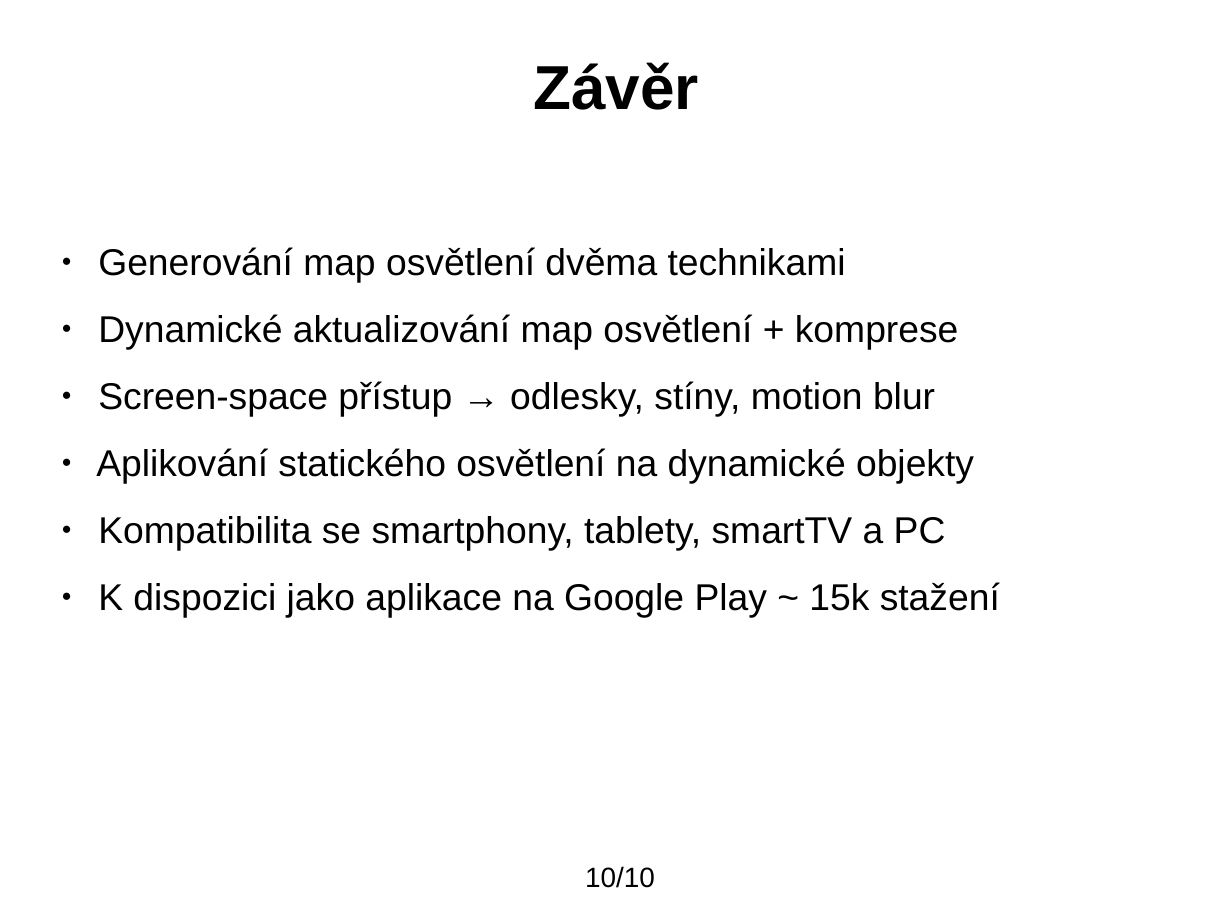
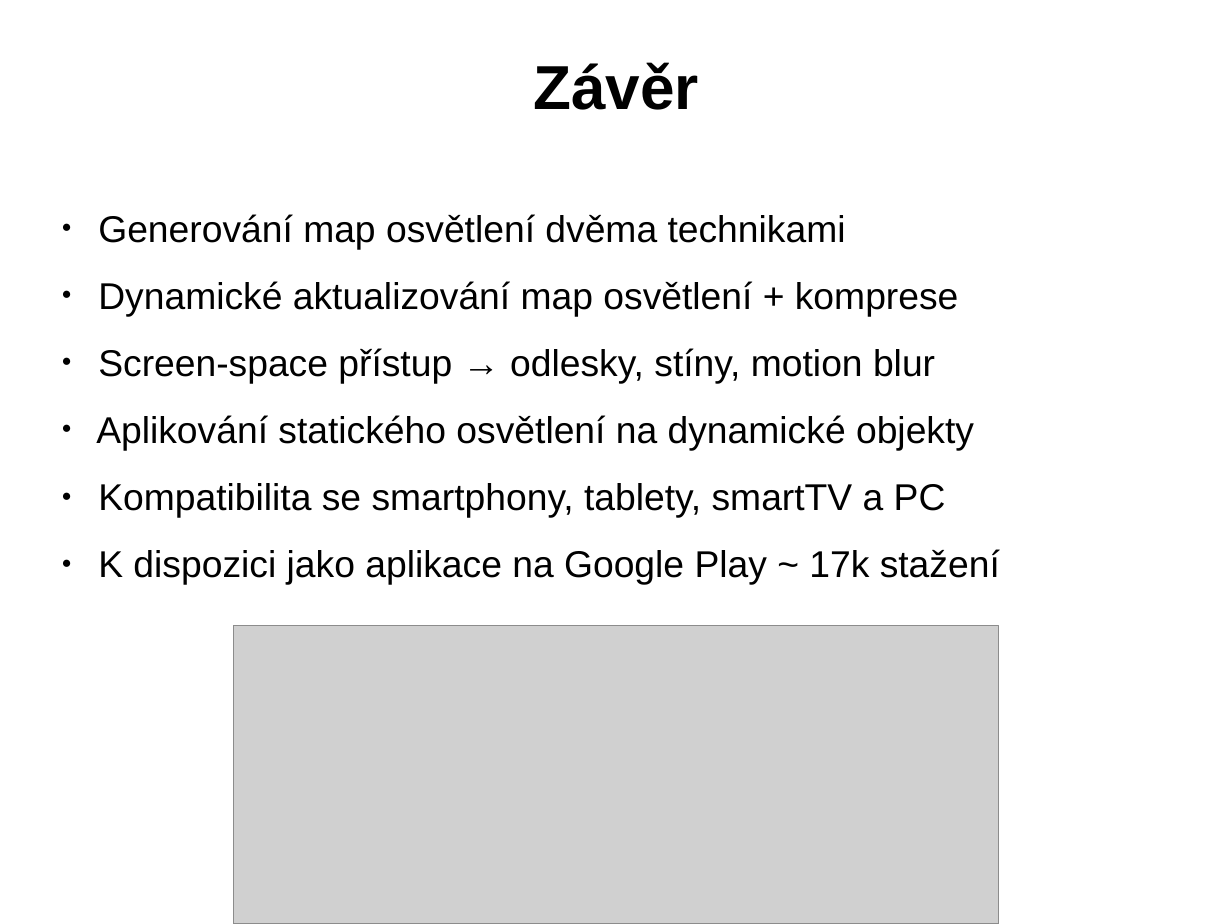
Before and after one commit to blankdeveloper/Open4speed, a slide deck: slide 10 of presentation-CZ/prezentace.odp. Drawn at 1232x924 pixels with LibreOffice and Linux fonts; fonts in the diff are those of the drawing; grey boxes stand for pictures; background and template pictures are left out. Boxes give left, top, right and bottom in pixels: in the first picture for what was removed or moved away, otherwise in the second. Text is boxed around its words. In the diff, an @@ line names an element or a change of style, - is before the commit and + after.

```diff
--- a/presentation-CZ/prezentace.odp
+++ b/presentation-CZ/prezentace.odp
@@ subtitle "Generování map osvětlení dvěma technikami": place and size @@
-subtitle "Generování map osvětlení dvěma technikami" at (96, 247, 1000, 618)
+subtitle "Generování map osvětlení dvěma technikami" at (96, 214, 1000, 585)
@@ subtitle at (98, 549, 1000, 585): text changed @@
-● K dispozici jako aplikace na Google Play ~ 15k stažení
+● K dispozici jako aplikace na Google Play ~ 17k stažení
@@ picture added at (234, 625, 998, 923) @@
@@ page number removed at (585, 866, 655, 888) @@
-10/10
```
Also in this commit, not shown: 8 other slides changed, 5 other files.
